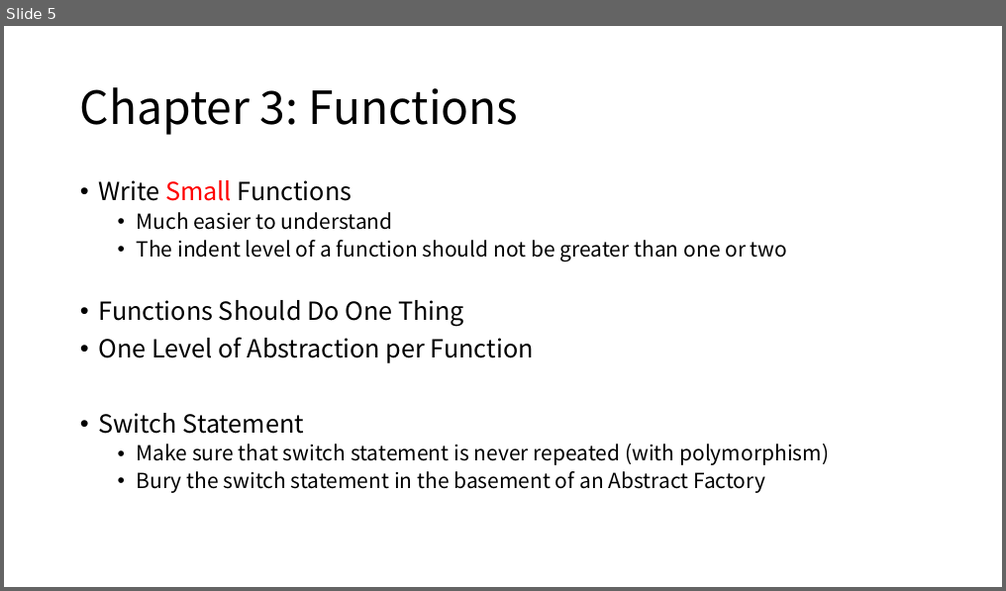
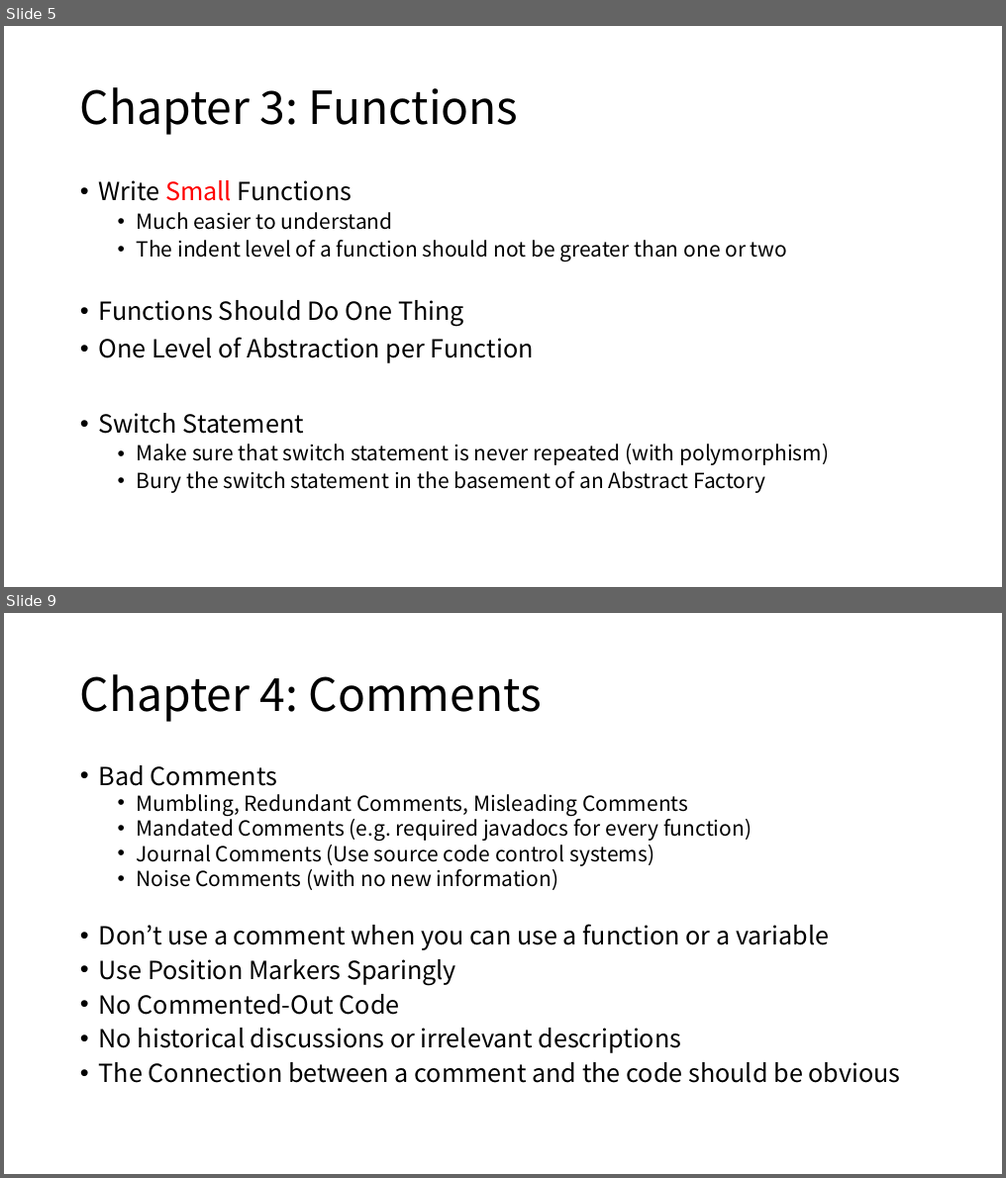
Before and after one commit to Eyebrowmoon/CS490, a slide deck: cleanCode1.pptx. Shown one above the other, each under a label of ours: slide 5 before the commit, slides 5 and 9 after it; the slides between them are not shown. The pictures are 1006x591 and 1006x1178 pixels, drawn with LibreOffice and Linux fonts; fonts in the diff are those of the drawing. Boxes give left, top, right and bottom in pixels: in the first picture for what was removed or moved away, otherwise in the second. Text is boxed around its words. In the diff, an @@ line names an element or a change of style, - is before the commit and + after.

```diff
--- a/cleanCode1.pptx
+++ b/cleanCode1.pptx
@@ slide 9 added at (x1=4, y1=613, x2=1002, y2=1174), background #FFFFFF @@
@@ title added at (x1=80, y1=674, x2=542, y2=722), 44 pt, text #000000 @@
+Chapter 4: Comments
@@ text added at (x1=99, y1=765, x2=901, y2=1083), 24 pt, text #000000 @@
+• Bad Comments
+  • Mumbling, Redundant Comments, Misleading Comments
+  • Mandated Comments (e.g. required javadocs for every function)
+  • Journal Comments (Use source code control systems)
+  • Noise Comments (with no new information)
+• Don’t use a comment when you can use a function or a variable
+• Use Position Markers Sparingly
+• No Commented-Out Code
+• No historical discussions or irrelevant descriptions
+• The Connection between a comment and the code should be obvious
```
Also in this commit, not shown: 3 slides changed.
